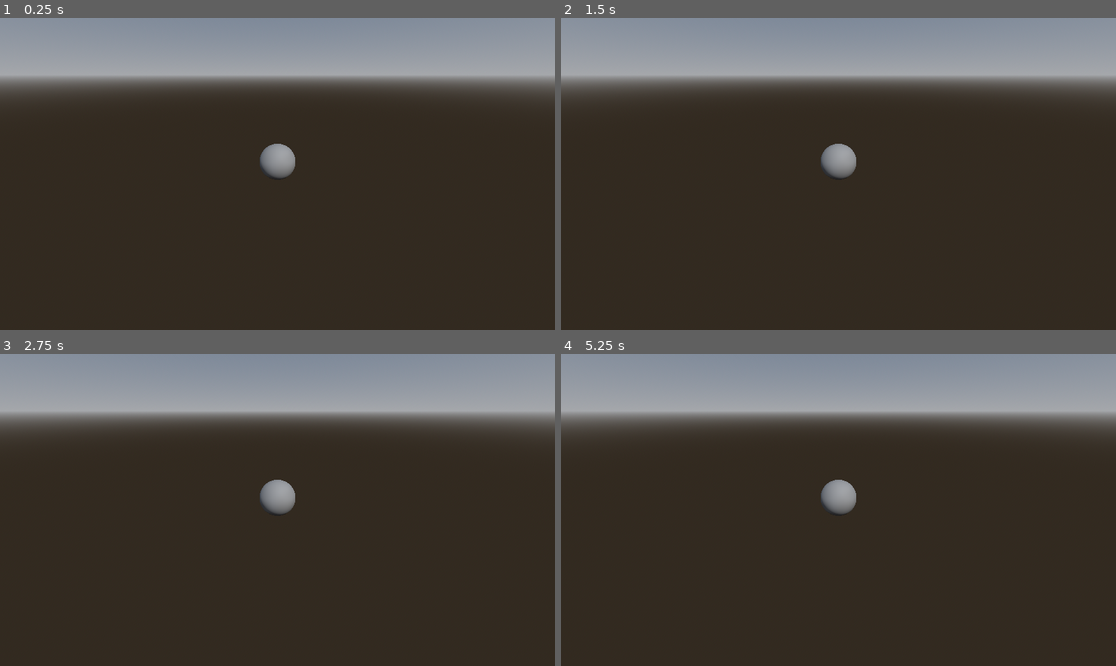
Above: before the commit, frames 1-4 (two rows, left to right).
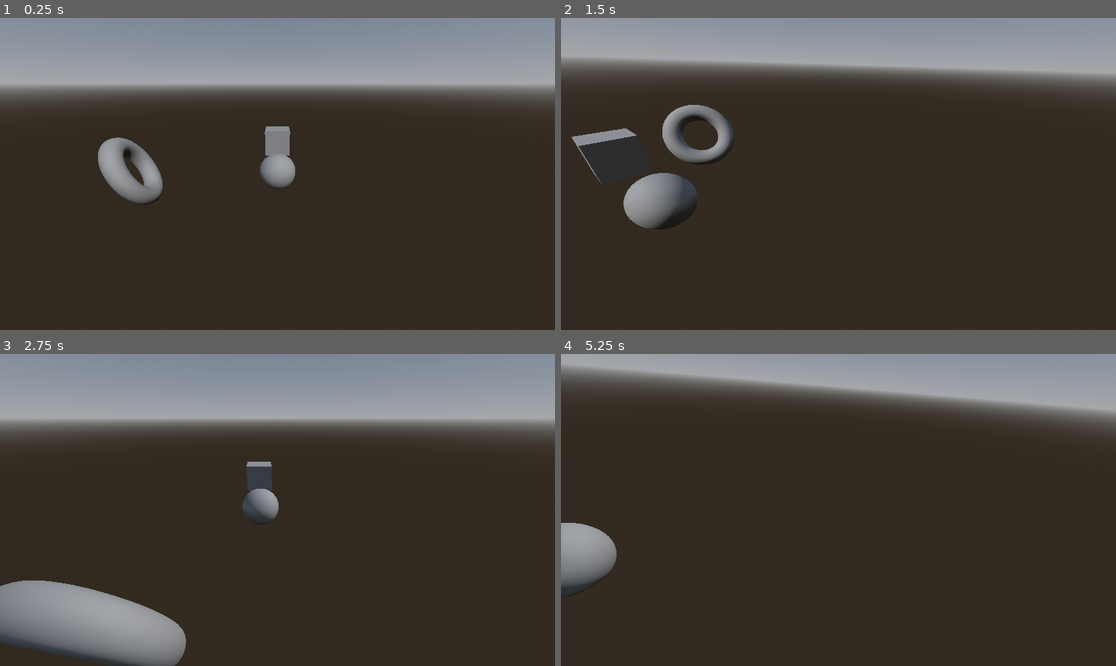
Above: after the commit, the same moments.

Repository: PortalGolem/mountBaba
Game: Godot game, scene res://src/Managers/Scenes/main.tscn
The game is run twice, just before and just after one commit, with the same random seed, the same clock (stepped at 60 frames per second) and the same inputs.
Inputs (mouse positions are in pixels of both pictures, inside the frame that each line leads up to):
- Up to frame 1 (0.25 s): no input
- Up to frame 2 (1.5 s): move the mouse to (960, 158) at 0.52 s; move the mouse to (727, 189) at 1.27 s
- Up to frame 3 (2.75 s): move the mouse to (333, 441) at 2.02 s
- Up to frame 4 (5.25 s): move the mouse to (810, 572) at 2.77 s; move the mouse to (1005, 556) at 3.52 s; move the mouse to (672, 463) at 4.27 s; move the mouse to (866, 510) at 5.02 s

The runs differ from the first frame. In frame 1, 8.1% of the frame differs, in the area x 0-100%, y 18-60%; in frame 2, 10%; in frame 3, 13%; in frame 4, 14%, in the area x 0-97%, y 0-75%.

Commit message:
added camera smoothing and started player controller

Diff:
--- a/src/Levels/main_scene.tscn
+++ b/src/Levels/main_scene.tscn
@@ -11,6 +11,8 @@
 background_mode = 2
 sky = SubResource("Sky_lgp2p")
 
+[sub_resource type="TorusMesh" id="TorusMesh_37okk"]
+
 [node name="MainScene" type="Node3D" unique_id=2022917827]
 
 [node name="WorldEnvironment" type="WorldEnvironment" parent="." unique_id=304132379]
@@ -20,3 +22,7 @@
 transform = Transform3D(0.86595815, -0.36164102, 0.34544498, 0, 0.69072914, 0.72311366, -0.5001165, -0.6261862, 0.59814256, 0, 0, 0)
 
 [node name="PlayerSpawn" parent="." unique_id=2131250721 instance=ExtResource("1_5p7f2")]
+
+[node name="MeshInstance3D" type="MeshInstance3D" parent="." unique_id=420958865]
+transform = Transform3D(0.44674605, 0.89466083, 0, -0.7578499, 0.37842995, 0.53146434, 0.47548032, -0.23742959, 0.84708065, -3.9850464, 0, 0)
+mesh = SubResource("TorusMesh_37okk")
--- a/src/Player/Player.tscn
+++ b/src/Player/Player.tscn
@@ -1,17 +1,39 @@
 [gd_scene format=3 uid="uid://cvsbe2c0hrfuu"]
+
+[ext_resource type="Script" uid="uid://cje0yikk81d4a" path="res://src/Player/Scripts/CameraSpring.gd" id="1_1ws4p"]
+[ext_resource type="Script" uid="uid://8gpt80ihwqku" path="res://src/Player/playerController.gd" id="1_rwoh2"]
 
 [sub_resource type="SphereShape3D" id="SphereShape3D_37okk"]
 
 [sub_resource type="SphereMesh" id="SphereMesh_fo3dt"]
 
+[sub_resource type="BoxMesh" id="BoxMesh_37okk"]
+
 [node name="Player" type="AnimatableBody3D" unique_id=1943398813]
-
-[node name="Camera3D" type="Camera3D" parent="." unique_id=709165447]
-transform = Transform3D(1, 0, 0, 0, 0.89885354, 0.43824914, 0, -0.43824914, 0.89885354, 0, 2.1726086, 5.2239075)
-current = true
+script = ExtResource("1_rwoh2")
+sensitivity = 0.1
 
 [node name="CollisionShape3D" type="CollisionShape3D" parent="." unique_id=1608289382]
 shape = SubResource("SphereShape3D_37okk")
 
 [node name="MeshInstance3D" type="MeshInstance3D" parent="." unique_id=828673457]
 mesh = SubResource("SphereMesh_fo3dt")
+
+[node name="CameraTarget" type="Node3D" parent="." unique_id=1009374455]
+transform = Transform3D(1, 0, 0, 0, 1, 0, 0, 0, 1, 0, 2.2460592, 5.211581)
+
+[node name="MeshInstance3D2" type="MeshInstance3D" parent="." unique_id=1472720994]
+transform = Transform3D(1, 0, 0, 0, 1, 0, 0, 0, 1, 0, 0, -3.3511746)
+mesh = SubResource("BoxMesh_37okk")
+
+[node name="CameraRoot" type="Node" parent="." unique_id=1713651074]
+
+[node name="Camera3D" type="Camera3D" parent="CameraRoot" unique_id=709165447 node_paths=PackedStringArray("targetPosition", "lookTarget")]
+transform = Transform3D(1, 0, 0, 0, 0.89885354, 0.43824914, 0, -0.43824914, 0.89885354, 0, 2.1726086, 5.2239075)
+current = true
+script = ExtResource("1_1ws4p")
+maxLagBehind = 3.0
+cameraMoveSpeed = 10.0
+cameraLookSpeed = 5.0
+targetPosition = NodePath("../../CameraTarget")
+lookTarget = NodePath("../..")
--- /dev/null
+++ b/src/Player/Scripts/CameraSpring.gd
@@ -0,0 +1,24 @@
+extends Camera3D
+
+@export var maxLagBehind:float = 1.0
+@export var cameraMoveSpeed:float = 1.0
+@export var cameraLookSpeed:float = 1.0
+
+@export var targetPosition:Node3D
+@export var lookTarget:Node3D
+@export var lookOffset:Vector3
+
+
+# Called every frame. 'delta' is the elapsed time since the previous frame.
+func _process(delta: float) -> void:
+
+	# thank you to godot forums user TRAILtheGREAT
+	var targetLookVector = global_position.direction_to(lookTarget.global_position + lookOffset)
+	var targetBasis = Basis.looking_at(targetLookVector)
+	basis = basis.slerp(targetBasis, cameraLookSpeed * delta)
+
+
+	global_position = global_position.move_toward(targetPosition.global_position, cameraMoveSpeed * delta)
+
+	if (global_position.distance_squared_to(targetPosition.global_position) > maxLagBehind**2):
+		global_position = (global_position - targetPosition.global_position).normalized() * maxLagBehind + targetPosition.global_position
--- /dev/null
+++ b/src/Player/playerController.gd
@@ -0,0 +1,16 @@
+extends AnimatableBody3D
+
+@export var sensitivity:float = .01
+
+func _input(event: InputEvent) -> void:
+	if event is InputEventMouseMotion:
+		rotate_y(event.relative.x * sensitivity)
+
+# Called when the node enters the scene tree for the first time.
+func _ready() -> void:
+	pass # Replace with function body.
+
+
+# Called every frame. 'delta' is the elapsed time since the previous frame.
+func _process(delta: float) -> void:
+	pass
Not shown, added: src/Player/Scripts/CameraSpring.gd.uid
Not shown, added: src/Player/playerController.gd.uid
